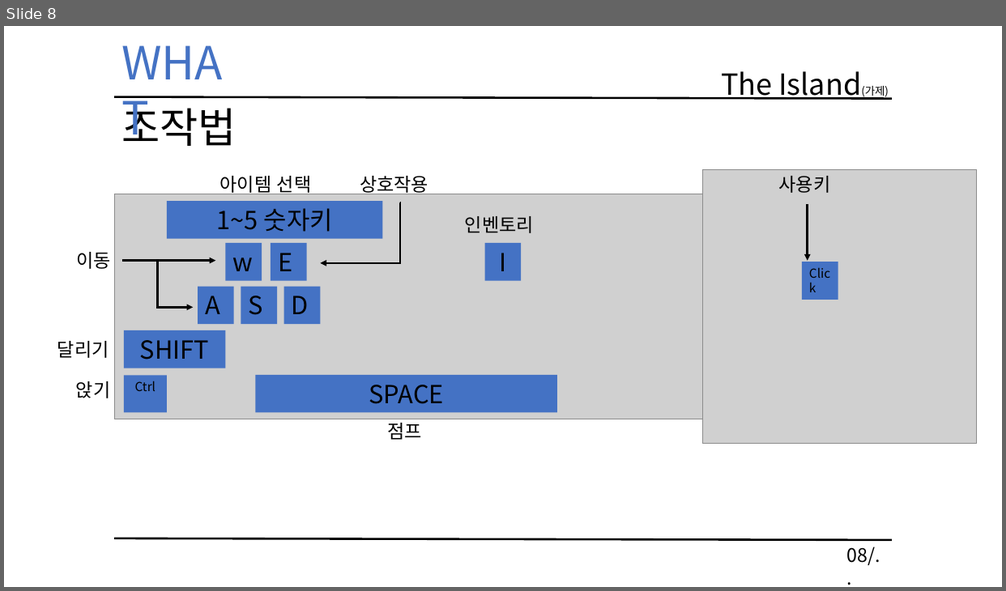
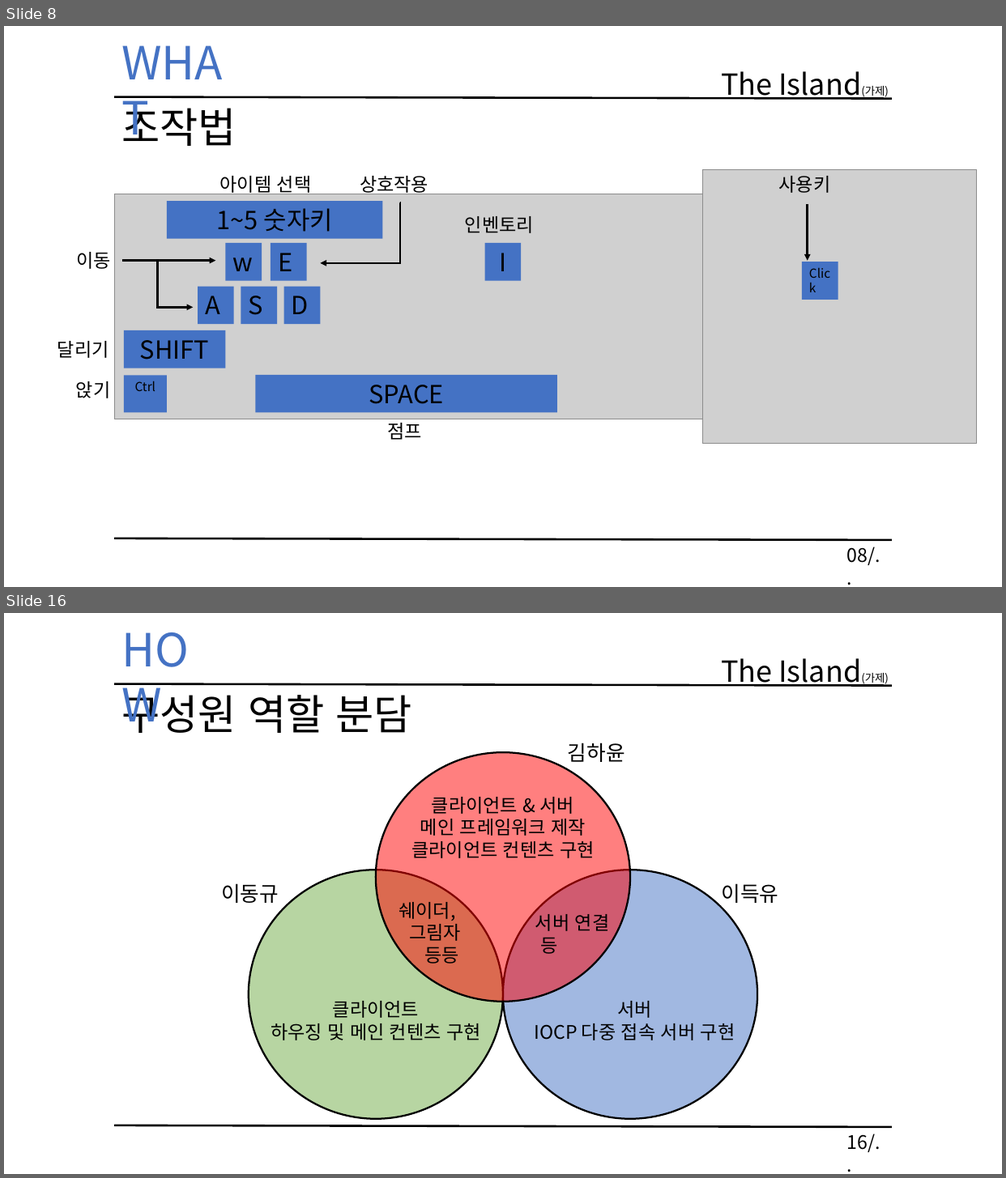
Before and after one commit to KimHaYoon/SickPerson, a slide deck: 문서/졸업작품 게임 기획서 초안.pptx. Shown one above the other, each under a label of ours: slide 8 before the commit, slides 8 and 16 after it; the slides between them are not shown. The pictures are 1006x591 and 1006x1178 pixels, drawn with LibreOffice and Linux fonts; fonts in the diff are those of the drawing; grey boxes stand for pictures. Boxes give left, top, right and bottom in pixels: in the first picture for what was removed or moved away, otherwise in the second. Text is boxed around its words. In the diff, an @@ line names an element or a change of style, - is before the commit and + after.

```diff
--- a/문서/졸업작품 게임 기획서 초안.pptx
+++ b/문서/졸업작품 게임 기획서 초안.pptx
@@ slide 16 added at [4,613,1002,1174], background #FFFFFF @@
@@ text added at [114,618,227,680], 44 pt, text #4472C4 @@
+HOW
@@ text added at [721,658,889,687], 28 pt, text #000000 @@
+The Island(가제)
@@ line added from (114, 684) to (892, 686), #000000 2 pt @@
@@ text added at [121,688,412,733], 40 pt, text #000000 @@
+구성원 역할 분담
@@ ellipse added at [376,752,631,1002], fill #FF0000 at 50% opacity, outline #000000 1.75 pt @@
@@ text added at [568,743,625,762], 20 pt, text #000000 @@
+김하윤
@@ text added at [411,797,594,858], 18 pt, text #000000 @@
+클라이언트 & 서버
+메인 프레임워크 제작
+클라이언트 컨텐츠 구현
@@ ellipse added at [249,870,503,1119], fill #70AD47 at 50% opacity, outline #000000 1.75 pt @@
@@ ellipse added at [503,870,758,1119], fill #4472C4 at 50% opacity, outline #000000 1.75 pt @@
@@ text added at [221,884,279,903], 20 pt, text #000000 @@
+이동규
@@ text added at [398,902,461,964], 18 pt, text #000000 @@
+쉐이더,
+그림자
+등등
@@ text added at [722,884,779,903], 20 pt, text #000000 @@
+이득유
@@ text added at [535,911,609,954], 18 pt, text #000000 @@
+서버 연결
+등
@@ text added at [270,1001,481,1041], 18 pt, text #000000 @@
+클라이언트
+하우징 및 메인 컨텐츠 구현
@@ text added at [534,1001,735,1041], 18 pt, text #000000 @@
+서버
+IOCP 다중 접속 서버 구현
@@ line added from (114, 1126) to (892, 1127), #000000 2 pt @@
@@ text added at [847,1134,880,1152], 18 pt, text #000000 @@
+16/..
```
Also in this commit, not shown: 9 slides changed, 4 other slides added.
